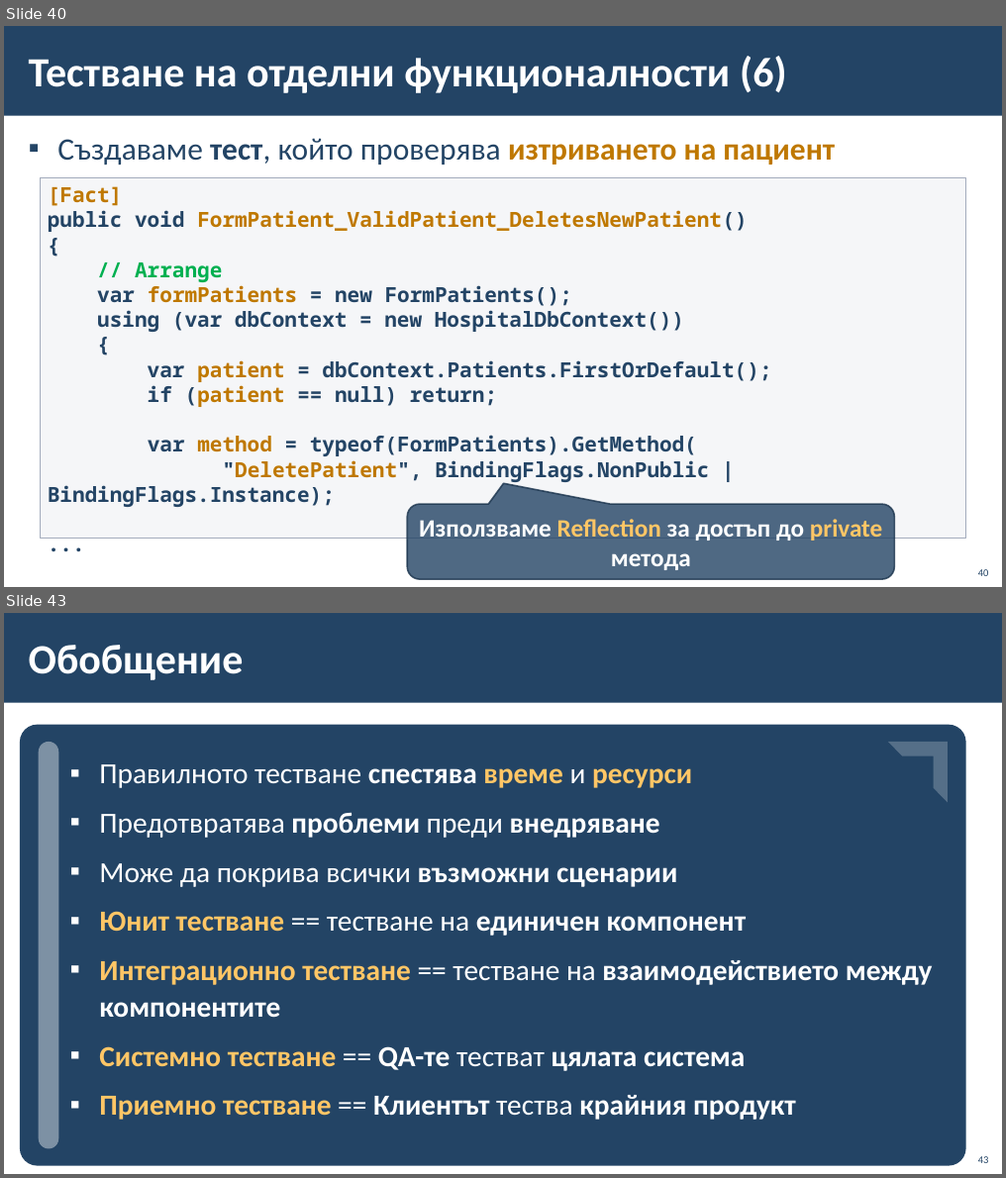
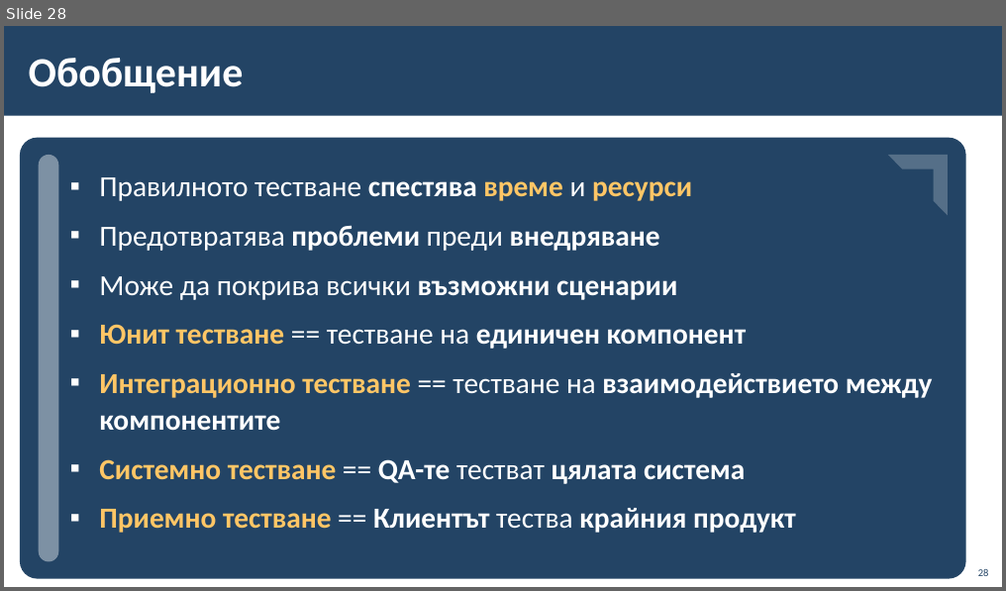
Before and after one commit to BG-IT-Edu/School-Programming, a slide deck: Courses/Software-Sciences/Module-4-Information-Systems-New/13-Information-System-Testing/13-Information-System-Testing.pptx. Shown one above the other, each under a label of ours: slides 40 and 43 before the commit, slide 28 after it; the slides between them are not shown. The pictures are 1006x1178 and 1006x591 pixels, drawn with LibreOffice and Linux fonts; fonts in the diff are those of the drawing; background and template pictures are left out. Boxes give left, top, right and bottom in pixels: in the first picture for what was removed or moved away, otherwise in the second. Text is boxed around its words. In the diff, an @@ line names an element or a change of style, - is before the commit and + after.

```diff
--- a/Courses/Software-Sciences/Module-4-Information-Systems-New/13-Information-System-Testing/13-Information-System-Testing.pptx
+++ b/Courses/Software-Sciences/Module-4-Information-Systems-New/13-Information-System-Testing/13-Information-System-Testing.pptx
@@ slide 40 removed at [4,26,1002,587], background #FFFFFF; not listed: 1 template element that a slide beside it also shows @@
@@ title removed at [29,56,786,93] @@
-Тестване на отделни функционалности (6)
@@ text removed at [57,138,835,165] @@
-▪ Създаваме тест, който проверява изтриването на пациент
@@ rectangle removed at [40,178,966,539] @@
-[Fact]
-public void FormPatient_ValidPatient_DeletesNewPatient()
-{
-// Arrange
-var formPatients = new FormPatients();
-using (var dbContext = new HospitalDbContext())
-{
-var patient = dbContext.Patients.FirstOrDefault();
-if (patient == null) return;
-var method = typeof(FormPatients).GetMethod(
-"DeletePatient", BindingFlags.NonPublic | BindingFlags.Instance);
-...
@@ rounded speech box removed at [408,504,895,580] @@
-Използваме Reflection за достъп до private метода
@@ page number removed at [978,570,989,576] @@
-40
@@ what was slide 43 is now slide 28 @@
@@ page number at [978,570,989,576]: text changed @@
-43
+28
```
Also in this commit, not shown: 2 slides changed, 5 slides added, 19 other slides removed.
